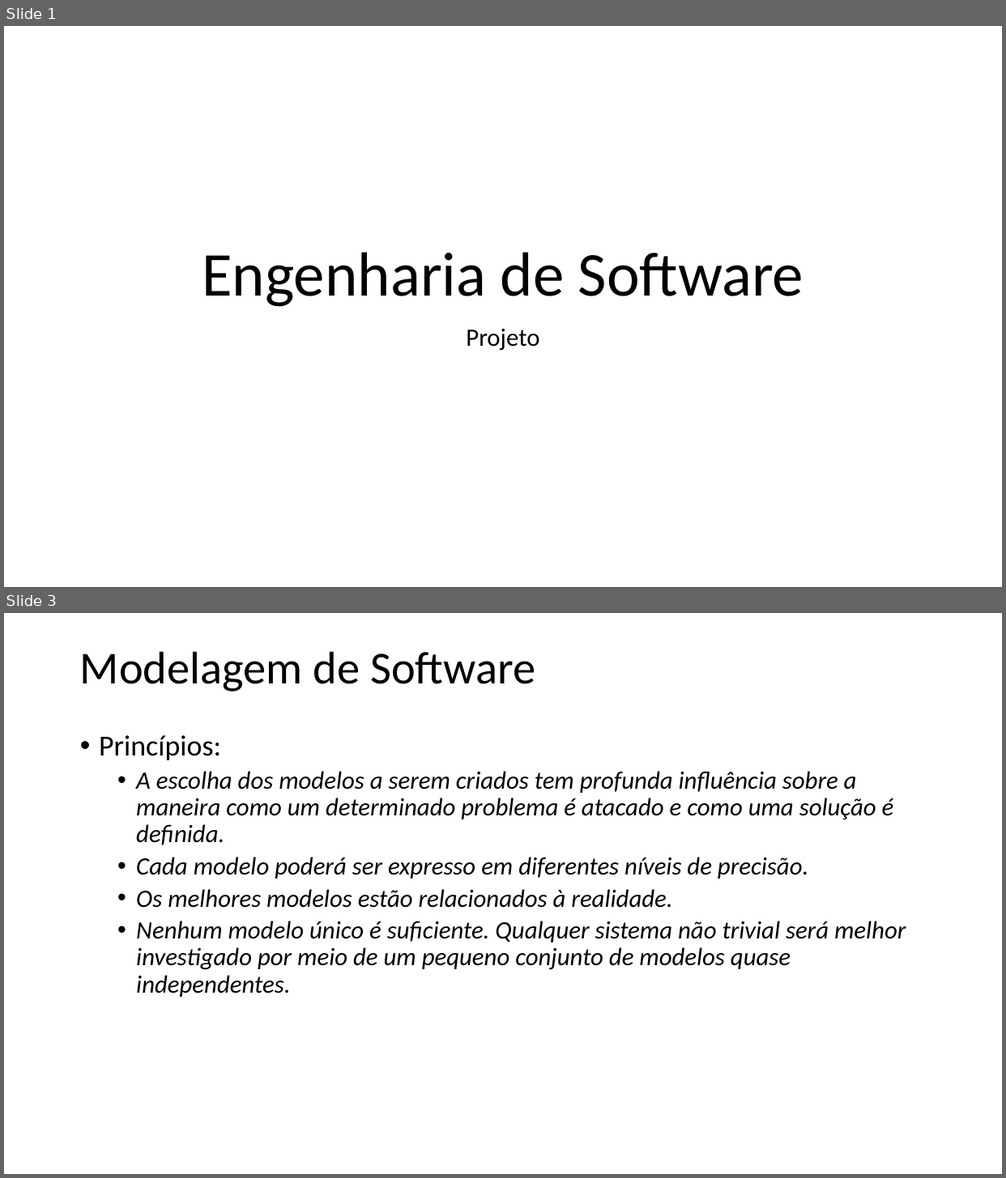
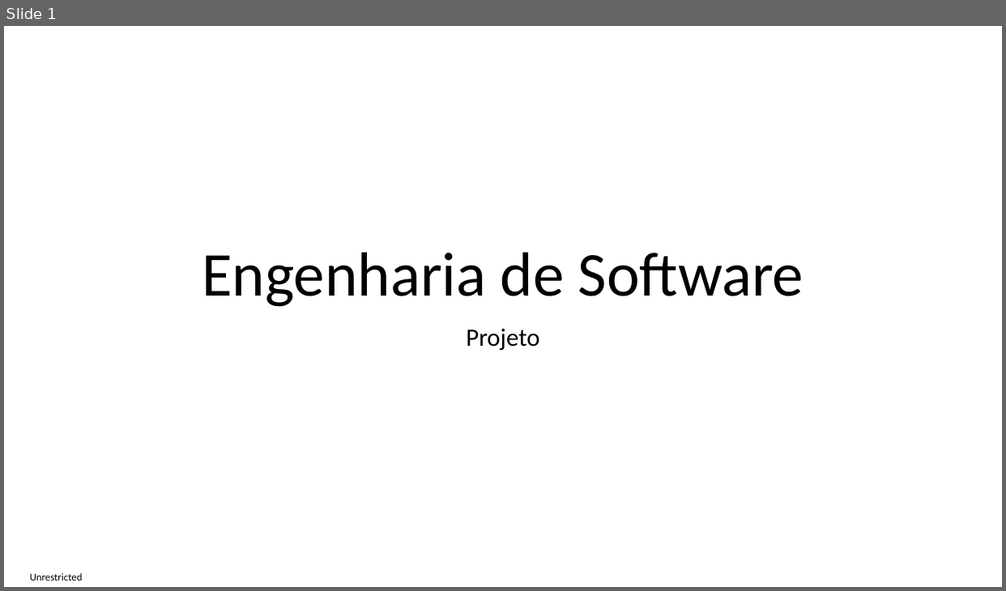
Before and after one commit to impagno/pwcamoes, a slide deck: Documentos/Engenharia de Software - Projeto.pptx. Shown one above the other, each under a label of ours: slides 1 and 3 before the commit, slide 1 after it; the slides between them are not shown. The pictures are 1006x1178 and 1006x591 pixels, drawn with LibreOffice and Linux fonts; fonts in the diff are those of the drawing. Boxes give left, top, right and bottom in pixels: in the first picture for what was removed or moved away, otherwise in the second. Text is boxed around its words. In the diff, an @@ line names an element or a change of style, - is before the commit and + after.

```diff
--- a/Documentos/Engenharia de Software - Projeto.pptx
+++ b/Documentos/Engenharia de Software - Projeto.pptx
@@ slide 3 removed at (4,613,1002,1174), background #FFFFFF @@
@@ title removed at (80,651,535,692) @@
-Modelagem de Software
@@ text removed at (99,735,906,997) @@
-• Princípios:
-  • A escolha dos modelos a serem criados tem profunda influência sobre a maneira como um determinado problema é atacado e como uma solução é definida.
-  • Cada modelo poderá ser expresso em diferentes níveis de precisão.
-  • Os melhores modelos estão relacionados à realidade.
-  • Nenhum modelo único é suficiente. Qualquer sistema não trivial será melhor investigado por meio de um pequeno conjunto de modelos quase independentes.
@@ slide 1 changed as well @@
@@ text added at (30,574,83,581), 10 pt, text #000000 @@
+Unrestricted
```
Also in this commit, not shown: 14 slides added, 4 other slides removed.
